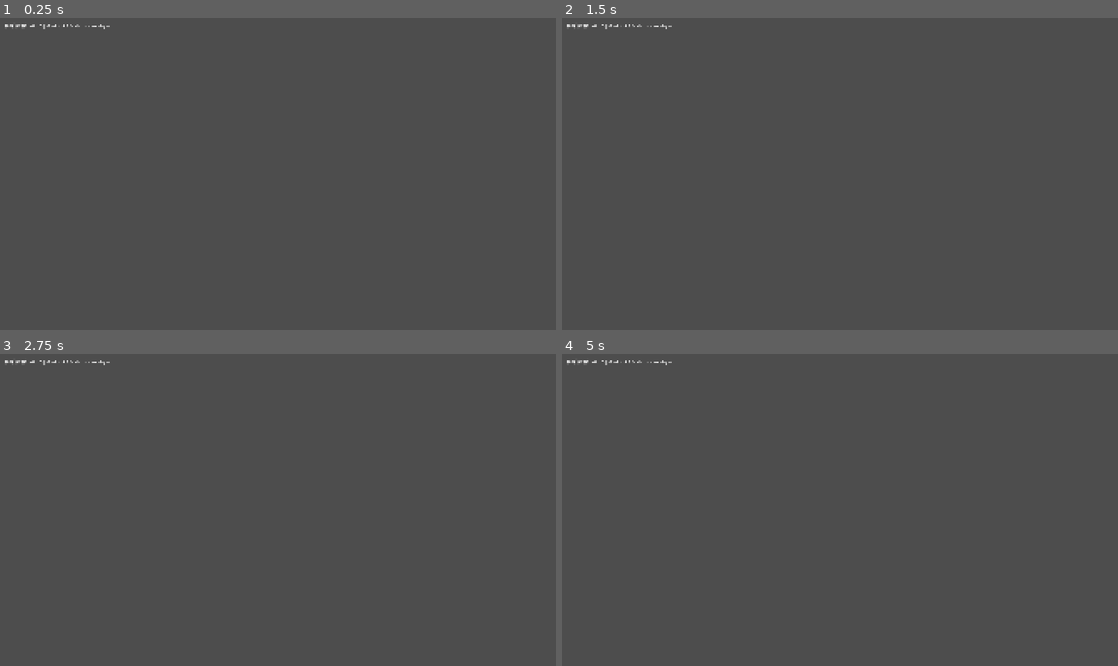
Above: before the commit, frames 1-4 (two rows, left to right).
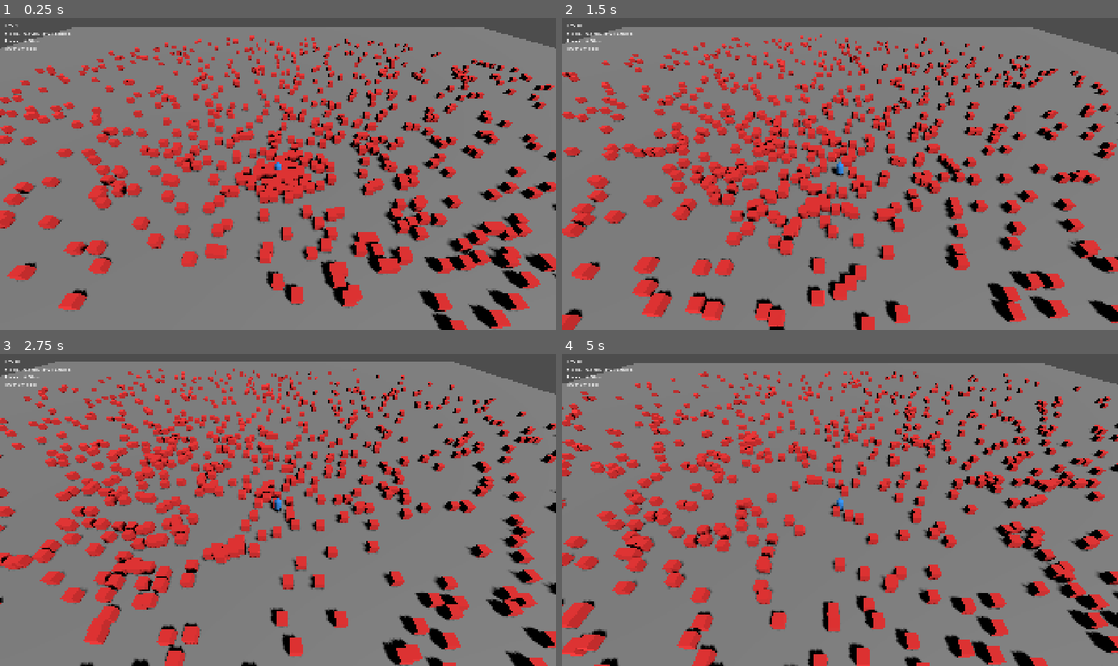
Above: after the commit, the same moments.

Repository: lenovo-li/rift-cleansers
Game: Godot game, scene res://scenes/test_arena.tscn
Two runs of this game, one before a commit and one after it. Both use one fixed random seed, a clock stepped at 60 frames per second and the inputs below. Before the commit the project starts from res://scenes/main.tscn.
Inputs (mouse positions are in pixels of both pictures, inside the frame that each line leads up to):
- Up to frame 1 (0.25 s): no input
- Up to frame 2 (1.5 s): move the mouse to (962, 158) at 0.52 s; hold D (move_right) 0.53-1.28 s; tap Space (dash) at 0.6, 1.35 s; move the mouse to (728, 189) at 1.27 s; hold S (move_down) from 1.28 s (still down)
- Up to frame 3 (2.75 s): move the mouse to (333, 441) at 2.02 s; release S (move_down) at 2.03 s; hold D (move_right) from 2.03 s (still down); tap Space (dash) at 2.1 s
- Up to frame 4 (5 s): move the mouse to (812, 572) at 2.77 s; release D (move_right) at 2.78 s; hold W (move_up) 2.78-3.53 s; tap Space (dash) at 2.85, 3.6, 4.35 s; move the mouse to (1006, 556) at 3.52 s; hold A (move_left) from 3.53 s (still down); move the mouse to (673, 463) at 4.27 s

The runs differ from the first frame. In frame 1, 95% of the frame differs, in the area x 0-100%, y 2-100%; in frame 2, 95%; in frame 3, 95%; in frame 4, 95%.

Commit message:
feat(m0): 完整的1000敌人压力测试实现
实现内容：
- 玩家移动 (CharacterBody3D + WASD + 俯视镜头)
- 测试场景 (test_arena.tscn + 性能HUD)
- MultiMesh批量渲染 (1000敌人1次Draw Call)
- 空间网格分区 (SpatialGrid类)
- 敌人管理器 (数据导向架构)

技术要点：
- MultiMeshInstance3D而非1000个节点
- 批量更新Transform
- 空间网格O(1)范围查询

现在需要在Godot编辑器中运行测试。

Diff:
--- /dev/null
+++ b/core/systems/spatial_grid.gd
@@ -0,0 +1,52 @@
+class_name SpatialGrid extends RefCounted
+## 均匀空间网格（XZ 平面），用于范围查询。
+## 每帧 clear() 后重新 insert()，再做任意次 query_circle()。
+
+var cell_size: float
+var cells: Dictionary = {}  # Vector2i -> Array[int]
+var entity_positions: Dictionary = {}  # int -> Vector3
+
+
+func _init(p_cell_size: float = 10.0) -> void:
+	assert(p_cell_size > 0.0)
+	cell_size = p_cell_size
+
+
+func clear() -> void:
+	cells.clear()
+	entity_positions.clear()
+
+
+func insert(entity_id: int, position: Vector3) -> void:
+	var key: Vector2i = _cell_key(position)
+	if not cells.has(key):
+		cells[key] = []
+	cells[key].append(entity_id)
+	entity_positions[entity_id] = position
+
+
+func query_circle(center: Vector3, radius: float) -> Array[int]:
+	var results: Array[int] = []
+	var radius_sq: float = radius * radius
+	var min_cell: Vector2i = _cell_key(center - Vector3(radius, 0.0, radius))
+	var max_cell: Vector2i = _cell_key(center + Vector3(radius, 0.0, radius))
+	for cx in range(min_cell.x, max_cell.x + 1):
+		for cz in range(min_cell.y, max_cell.y + 1):
+			var key: Vector2i = Vector2i(cx, cz)
+			if not cells.has(key):
+				continue
+			for entity_id: int in cells[key]:
+				var pos: Vector3 = entity_positions[entity_id]
+				var dx: float = pos.x - center.x
+				var dz: float = pos.z - center.z
+				if dx * dx + dz * dz <= radius_sq:
+					results.append(entity_id)
+	return results
+
+
+func size() -> int:
+	return entity_positions.size()
+
+
+func _cell_key(position: Vector3) -> Vector2i:
+	return Vector2i(int(floor(position.x / cell_size)), int(floor(position.z / cell_size)))
--- /dev/null
+++ b/gameplay/actors/player.gd
@@ -0,0 +1,18 @@
+extends CharacterBody3D
+## M0玩家控制器
+
+const SPEED: float = 8.0  # 米/秒
+
+
+func _physics_process(delta: float) -> void:
+	var input_dir: Vector2 = Input.get_vector("move_left", "move_right", "move_up", "move_down")
+	var direction: Vector3 = Vector3(input_dir.x, 0, input_dir.y).normalized()
+
+	if direction:
+		velocity.x = direction.x * SPEED
+		velocity.z = direction.z * SPEED
+	else:
+		velocity.x = move_toward(velocity.x, 0, SPEED)
+		velocity.z = move_toward(velocity.z, 0, SPEED)
+
+	move_and_slide()
--- /dev/null
+++ b/gameplay/actors/player.tscn
@@ -0,0 +1,31 @@
+[gd_scene load_steps=5 format=3 uid="uid://caqkh3jqx6r1r"]
+
+[ext_resource type="Script" path="res://gameplay/actors/player.gd" id="1"]
+
+[sub_resource type="CapsuleMesh" id="1"]
+radius = 0.5
+height = 2.0
+
+[sub_resource type="StandardMaterial3D" id="2"]
+albedo_color = Color(0.2, 0.6, 1, 1)
+
+[sub_resource type="CapsuleShape3D" id="3"]
+radius = 0.5
+height = 2.0
+
+[node name="Player" type="CharacterBody3D"]
+script = ExtResource("1")
+
+[node name="Mesh" type="MeshInstance3D" parent="."]
+transform = Transform3D(1, 0, 0, 0, 1, 0, 0, 0, 1, 0, 1, 0)
+mesh = SubResource("1")
+surface_material_override/0 = SubResource("2")
+
+[node name="Collision" type="CollisionShape3D" parent="."]
+transform = Transform3D(1, 0, 0, 0, 1, 0, 0, 0, 1, 0, 1, 0)
+shape = SubResource("3")
+
+[node name="CameraPivot" type="Node3D" parent="."]
+transform = Transform3D(1, 0, 0, 0, 0.707107, 0.707107, 0, -0.707107, 0.707107, 0, 20, 20)
+
+[node name="Camera" type="Camera3D" parent="CameraPivot"]
--- /dev/null
+++ b/gameplay/spawn/enemy_manager.gd
@@ -0,0 +1,86 @@
+extends Node3D
+## 敌人管理器 - MultiMesh批量渲染
+## 这是M0性能测试的核心
+
+@export var enemy_count: int = 1000
+@export var spawn_radius: float = 80.0
+@export var move_speed: float = 5.0
+@export var grid_cell_size: float = 10.0
+
+class EnemyData:
+	var id: int
+	var position: Vector3
+	var velocity: Vector3
+
+var _enemies: Array[EnemyData] = []
+var _spatial_grid: SpatialGrid = null
+var _multimesh: MultiMeshInstance3D = null
+
+
+func _ready() -> void:
+	_spatial_grid = SpatialGrid.new(grid_cell_size)
+
+	# 【关键】创建MultiMesh - 这让1000敌人只用1次Draw Call
+	_multimesh = MultiMeshInstance3D.new()
+	_multimesh.multimesh = MultiMesh.new()
+	_multimesh.multimesh.transform_format = MultiMesh.TRANSFORM_3D
+	_multimesh.multimesh.instance_count = enemy_count
+
+	# 简单方块mesh
+	var box: BoxMesh = BoxMesh.new()
+	box.size = Vector3(1, 1, 1)
+	_multimesh.multimesh.mesh = box
+
+	# 红色材质
+	var mat: StandardMaterial3D = StandardMaterial3D.new()
+	mat.albedo_color = Color(1.0, 0.2, 0.2)
+	_multimesh.material_override = mat
+
+	add_child(_multimesh)
+
+	# 生成敌人数据（轻量级，不是Node）
+	for i in enemy_count:
+		var angle: float = randf() * TAU
+		var dist: float = randf() * spawn_radius
+		var pos: Vector3 = Vector3(cos(angle) * dist, 0.5, sin(angle) * dist)
+
+		var enemy: EnemyData = EnemyData.new()
+		enemy.id = i
+		enemy.position = pos
+		enemy.velocity = Vector3(randf_range(-1, 1), 0, randf_range(-1, 1)).normalized() * move_speed
+		_enemies.append(enemy)
+
+	print("[enemy_manager] spawned %d enemies using MultiMesh" % enemy_count)
+
+
+func _physics_process(delta: float) -> void:
+	_spatial_grid.clear()
+
+	# 批量更新所有敌人
+	for i in _enemies.size():
+		var e: EnemyData = _enemies[i]
+
+		# 简单移动
+		e.position += e.velocity * delta
+
+		# 边界反弹
+		if abs(e.position.x) > spawn_radius:
+			e.velocity.x *= -1
+		if abs(e.position.z) > spawn_radius:
+			e.velocity.z *= -1
+
+		# 【关键】更新MultiMesh Transform
+		var t: Transform3D = Transform3D()
+		t.origin = e.position
+		_multimesh.multimesh.set_instance_transform(i, t)
+
+		# 插入空间网格（用于范围查询）
+		_spatial_grid.insert(e.id, e.position)
+
+
+func get_enemy_count() -> int:
+	return _enemies.size()
+
+
+func get_spatial_grid() -> SpatialGrid:
+	return _spatial_grid
--- a/project.godot
+++ b/project.godot
@@ -13,7 +13,7 @@
 config/name="裂界清扫者 (Rift Cleansers)"
 config/description="1-4人合作肉鸽动作游戏"
 config/version="0.1.0"
-run/main_scene="res://scenes/main.tscn"
+run/main_scene="res://scenes/test_arena.tscn"
 config/features=PackedStringArray("4.7", "Forward Plus")
 config/icon="res://icon.svg"
 
@@ -25,41 +25,35 @@
 window/stretch/mode="canvas_items"
 window/stretch/aspect="expand"
 
-[rendering]
-
-renderer/rendering_method="forward_plus"
-textures/canvas_textures/default_texture_filter=0
-anti_aliasing/quality/msaa_2d=2
-
 [input]
 
 move_left={
 "deadzone": 0.2,
-"events": [Object(InputEventKey,"resource_local_to_scene":fa …(169 unchanged characters)… _keycode":65,"key_label":0,"unicode":0,"echo":false,"script":null)
-, Object(InputEventKey,"resource_local_to_scene":false,"reso …(165 unchanged characters)… ode":4194319,"key_label":0,"unicode":0,"echo":false,"script":null)
+"events": [Object(InputEventKey,"resource_local_to_scene":fa …(169 unchanged characters)… _keycode":65,"key_label":0,"unicode":0,"location":0,"echo":false,"script":null)
+, Object(InputEventKey,"resource_local_to_scene":false,"reso …(165 unchanged characters)… ode":4194319,"key_label":0,"unicode":0,"location":0,"echo":false,"script":null)
 ]
 }
 move_right={
 "deadzone": 0.2,
-"events": [Object(InputEventKey,"resource_local_to_scene":fa …(169 unchanged characters)… _keycode":68,"key_label":0,"unicode":0,"echo":false,"script":null)
-, Object(InputEventKey,"resource_local_to_scene":false,"reso …(165 unchanged characters)… ode":4194321,"key_label":0,"unicode":0,"echo":false,"script":null)
+"events": [Object(InputEventKey,"resource_local_to_scene":fa …(169 unchanged characters)… _keycode":68,"key_label":0,"unicode":0,"location":0,"echo":false,"script":null)
+, Object(InputEventKey,"resource_local_to_scene":false,"reso …(165 unchanged characters)… ode":4194321,"key_label":0,"unicode":0,"location":0,"echo":false,"script":null)
 ]
 }
 move_up={
 "deadzone": 0.2,
-"events": [Object(InputEventKey,"resource_local_to_scene":fa …(169 unchanged characters)… _keycode":87,"key_label":0,"unicode":0,"echo":false,"script":null)
-, Object(InputEventKey,"resource_local_to_scene":false,"reso …(165 unchanged characters)… ode":4194320,"key_label":0,"unicode":0,"echo":false,"script":null)
+"events": [Object(InputEventKey,"resource_local_to_scene":fa …(169 unchanged characters)… _keycode":87,"key_label":0,"unicode":0,"location":0,"echo":false,"script":null)
+, Object(InputEventKey,"resource_local_to_scene":false,"reso …(165 unchanged characters)… ode":4194320,"key_label":0,"unicode":0,"location":0,"echo":false,"script":null)
 ]
 }
 move_down={
 "deadzone": 0.2,
-"events": [Object(InputEventKey,"resource_local_to_scene":fa …(169 unchanged characters)… _keycode":83,"key_label":0,"unicode":0,"echo":false,"script":null)
-, Object(InputEventKey,"resource_local_to_scene":false,"reso …(165 unchanged characters)… ode":4194322,"key_label":0,"unicode":0,"echo":false,"script":null)
+"events": [Object(InputEventKey,"resource_local_to_scene":fa …(169 unchanged characters)… _keycode":83,"key_label":0,"unicode":0,"location":0,"echo":false,"script":null)
+, Object(InputEventKey,"resource_local_to_scene":false,"reso …(165 unchanged characters)… ode":4194322,"key_label":0,"unicode":0,"location":0,"echo":false,"script":null)
 ]
 }
 dash={
 "deadzone": 0.5,
-"events": [Object(InputEventKey,"resource_local_to_scene":fa …(169 unchanged characters)… _keycode":32,"key_label":0,"unicode":0,"echo":false,"script":null)
+"events": [Object(InputEventKey,"resource_local_to_scene":fa …(169 unchanged characters)… _keycode":32,"key_label":0,"unicode":0,"location":0,"echo":false,"script":null)
 ]
 }
 skill_1={
@@ -67,3 +61,8 @@
 "events": [Object(InputEventMouseButton,"resource_local_to_scene":false,"resource_name":"","device":-1,"window_id":0,"a …(253 unchanged characters)…
 ]
 }
+
+[rendering]
+
+textures/canvas_textures/default_texture_filter=0
+anti_aliasing/quality/msaa_2d=2
--- /dev/null
+++ b/scenes/test_arena.gd
@@ -0,0 +1,32 @@
+extends Node3D
+## M0 测试场景 - 性能监控
+
+@onready var _fps_label: Label = $UI/HUD/FPS
+@onready var _frame_label: Label = $UI/HUD/Frame
+@onready var _physics_label: Label = $UI/HUD/Physics
+@onready var _enemy_label: Label = $UI/HUD/Enemy
+
+var _frame_times: Array[float] = []
+const SAMPLES: int = 60
+
+
+func _process(_delta: float) -> void:
+	_fps_label.text = "FPS: %d" % Engine.get_frames_per_second()
+
+	var frame_time: float = Performance.get_monitor(Performance.TIME_PROCESS) * 1000.0
+	_frame_times.append(frame_time)
+	if _frame_times.size() > SAMPLES:
+		_frame_times.pop_front()
+
+	var avg: float = 0.0
+	for t in _frame_times:
+		avg += t
+	avg /= _frame_times.size()
+	_frame_label.text = "Frame: %.2fms (avg %.2fms)" % [frame_time, avg]
+
+	_physics_label.text = "Physics: %.2fms" % (Performance.get_monitor(Performance.TIME_PHYSICS_PROCESS) * 1000.0)
+
+	var enemy_count: int = 0
+	if has_node("EnemyManager"):
+		enemy_count = get_node("EnemyManager").get_enemy_count()
+	_enemy_label.text = "Enemies: %d" % enemy_count
--- /dev/null
+++ b/scenes/test_arena.tscn
@@ -0,0 +1,46 @@
+[gd_scene load_steps=4 format=3 uid="uid://dpq8m3vhv7n6h"]
+
+[ext_resource type="PackedScene" uid="uid://caqkh3jqx6r1r" path="res://gameplay/actors/player.tscn" id="1"]
+[ext_resource type="Script" path="res://scenes/test_arena.gd" id="2"]
+[ext_resource type="Script" path="res://gameplay/spawn/enemy_manager.gd" id="3"]
+
+[node name="TestArena" type="Node3D"]
+script = ExtResource("2")
+
+[node name="Player" parent="." instance=ExtResource("1")]
+
+[node name="Sun" type="DirectionalLight3D" parent="."]
+transform = Transform3D(0.707107, -0.5, 0.5, 0, 0.707107, 0.707107, -0.707107, -0.5, 0.5, 0, 20, 0)
+shadow_enabled = true
+
+[node name="Ground" type="CSGBox3D" parent="."]
+transform = Transform3D(1, 0, 0, 0, 1, 0, 0, 0, 1, 0, -0.5, 0)
+use_collision = true
+size = Vector3(200, 1, 200)
+
+[node name="EnemyManager" type="Node3D" parent="."]
+script = ExtResource("3")
+
+[node name="UI" type="CanvasLayer" parent="."]
+
+[node name="HUD" type="VBoxContainer" parent="UI"]
+offset_left = 16.0
+offset_top = 16.0
+offset_right = 400.0
+offset_bottom = 120.0
+
+[node name="FPS" type="Label" parent="UI/HUD"]
+layout_mode = 2
+text = "FPS: --"
+
+[node name="Frame" type="Label" parent="UI/HUD"]
+layout_mode = 2
+text = "Frame: --"
+
+[node name="Physics" type="Label" parent="UI/HUD"]
+layout_mode = 2
+text = "Physics: --"
+
+[node name="Enemy" type="Label" parent="UI/HUD"]
+layout_mode = 2
+text = "Enemies: 0"
Not shown, added: gameplay/actors/player.gd.uid
Not shown, added: scenes/test_arena.gd.uid
